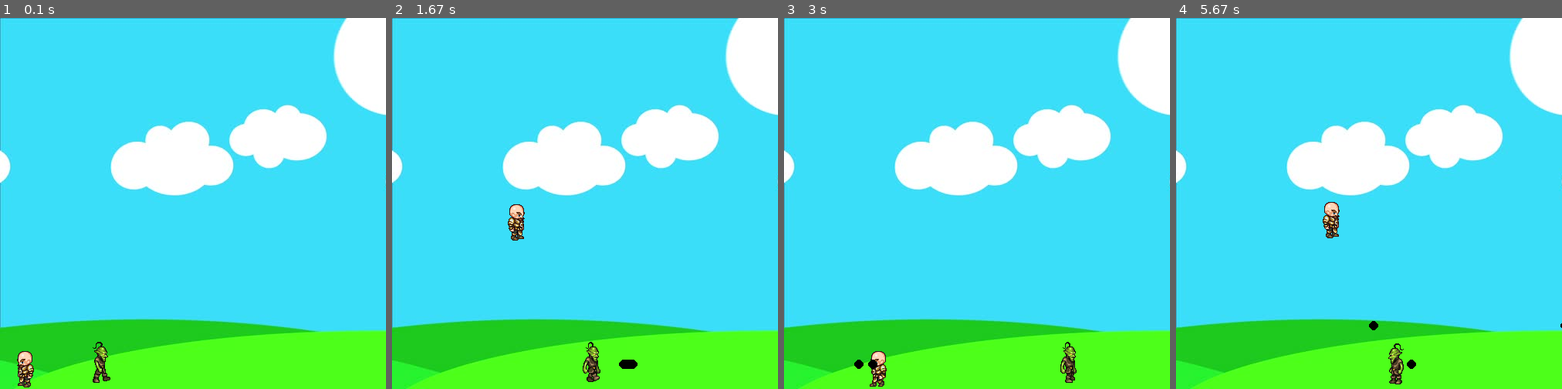
Above: before the commit, frames 1-4 (left to right).
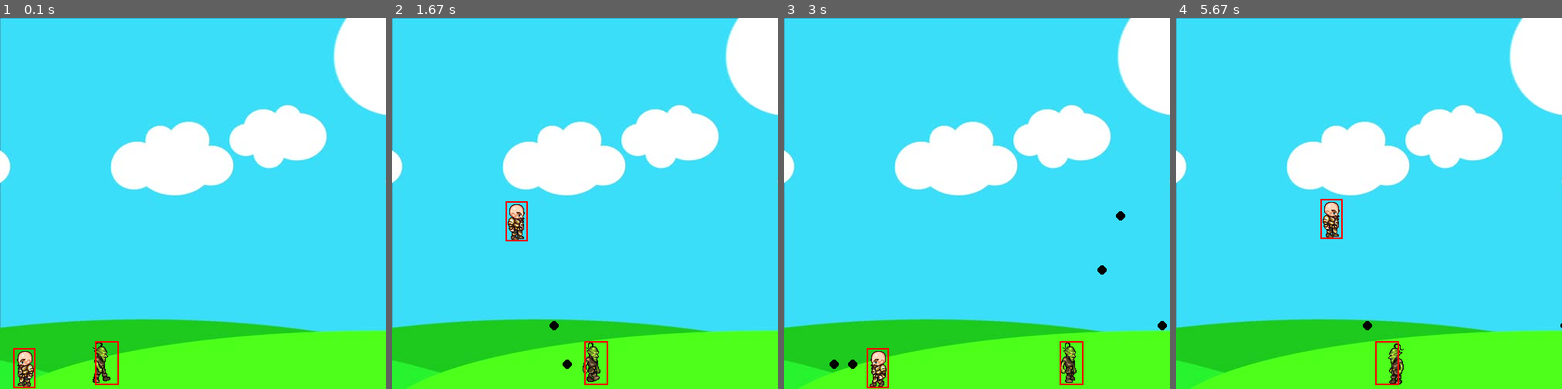
Above: after the commit, the same moments.

Repository: DiegoGoethals/Pygame_First_Games
Game: pygame game, started from tutorial game/tutorial.py
The game is run twice, just before and just after one commit, with the same random seed, the same clock (stepped at 60 frames per second) and the same inputs.
Inputs:
- Up to frame 1 (0.1 s): no input
- Up to frame 2 (1.67 s): hold Space 0.33-0.8 s; hold Right 0.33-0.8 s; hold Right 0.83-1.3 s; tap Space at 0.9, 1.2, 1.4 s; hold Up 1.33-1.63 s
- Up to frame 3 (3 s): hold Right 1.67-2.13 s; tap Space at 1.73, 2.03, 2.23, 2.53, 2.8 s; hold Left 2.17-2.7 s; hold Left from 2.73 s (still down)
- Up to frame 4 (5.67 s): tap Space at 3.1, 3.23, 3.63, 3.93, 4.3, 4.6, 4.8, 5.1, 5.3, 5.63 s; release Left at 3.13 s; hold Up 3.17-3.53 s; hold Right 3.57-4.2 s; hold Left 4.23-4.7 s; hold Right 4.73-5.2 s; hold Up 5.23-5.53 s; hold Right from 5.57 s (still down)

The runs differ from the first frame. In frame 1, 0.3% of the frame differs, in the area x 3-31%, y 87-100%; in frame 2, 0.5%; in frame 3, 0.6%, in the area x 11-100%, y 52-100%; in frame 4, 0.4%.

Commit message:
hitboxes for player and enemies added

Diff:
--- a/tutorial game/tutorial.py
+++ b/tutorial game/tutorial.py
@@ -25,6 +25,8 @@
         self.right = False
         self.walkCount = 0
         self.standing = True
+        self.hitbox = (self.x + 17, self.y + 11, 29, 52)
+        self.shootLoop = 0
 
     def draw(self, win):
         walkRight = [pygame.image.load('Images/Player/R1.png'), pygame.image.load('Images/Player/R2.png'),
@@ -53,17 +55,21 @@
                 win.blit(walkRight[0], (self.x, self.y))
             else:
                 win.blit(walkLeft[0], (self.x, self.y))
+        self.hitbox = (self.x + 17, self.y + 11, 29, 52)
+        pygame.draw.rect(win, (255, 0, 0), self.hitbox, 2)
 
     def move(self):
         keys = pygame.key.get_pressed()
 
-        if keys[pygame.K_SPACE]:
+        if keys[pygame.K_SPACE] and self.shootLoop == 0:
             if self.left:
                 facing = -1
             else:
                 facing = 1
             if len(bullets) < 5:
                 bullets.append(Projectile(round(self.x + self.width // 2), round(self.y + self.height // 2), 6, (0, 0, 0), facing))
+
+            self.shootLoop = 1
 
         if keys[pygame.K_LEFT] and self.x > self.vel:
             self.x -= self.vel
@@ -131,6 +137,7 @@
         self.path = [self.x, self.end]
         self.walkCount = 0
         self.vel = 3
+        self.hitbox = (self.x + 17, self.y + 2, 31, 57)
 
     def draw(self, win):
         self.move()
@@ -142,6 +149,8 @@
         else:
             win.blit(self.walkLeft[self.walkCount // 3], (self.x, self.y))
             self.walkCount += 1
+        self.hitbox = (self.x + 17, self.y + 2, 31, 57)
+        pygame.draw.rect(win, (255, 0, 0), self.hitbox, 2)
 
     def move(self):
         if self.vel > 0:
@@ -156,6 +165,10 @@
             else:
                 self.vel *= -1
                 self.walkCount = 0
+
+    def hit(self):
+        print('hit')
+        pass
 
 
 def redraw_game_window():
@@ -175,11 +188,20 @@
 while run:
     clock.tick(27)
 
+    if player.shootLoop > 0:
+        player.shootLoop += 1
+    if player.shootLoop > 3:
+        player.shootLoop = 0
+
     for event in pygame.event.get():
         if event.type == pygame.QUIT:
             run = False
 
     for bullet in bullets:
+        if bullet.y - bullet.radius < enemy.hitbox[1] + enemy.hitbox[3] and bullet.y + bullet.radius > enemy.hitbox[1]:
+            if bullet.x + bullet.radius > enemy.hitbox[0] and bullet.x - bullet.radius < enemy.hitbox[0] + enemy.hitbox[2]:
+                enemy.hit()
+                bullets.pop(bullets.index(bullet))
         if screen_width > bullet.x > 0:
             bullet.x += bullet.vel
         else:
